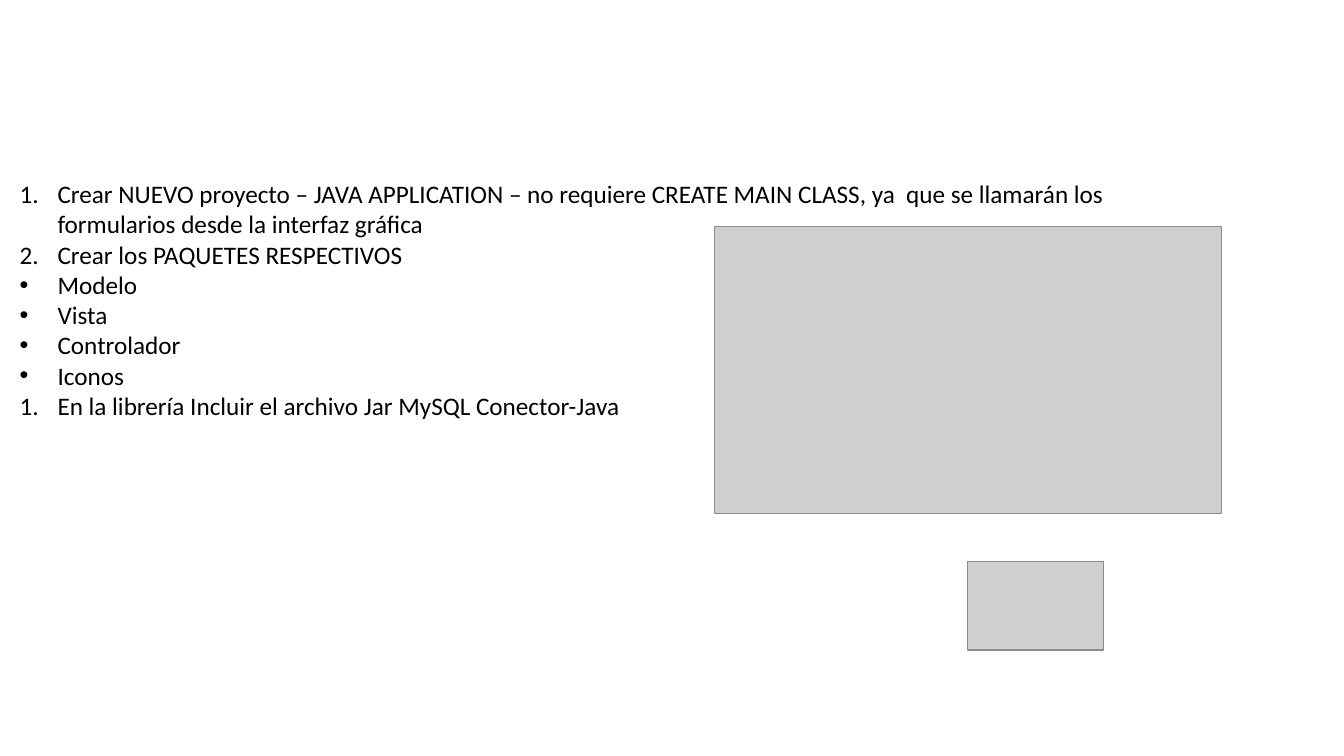
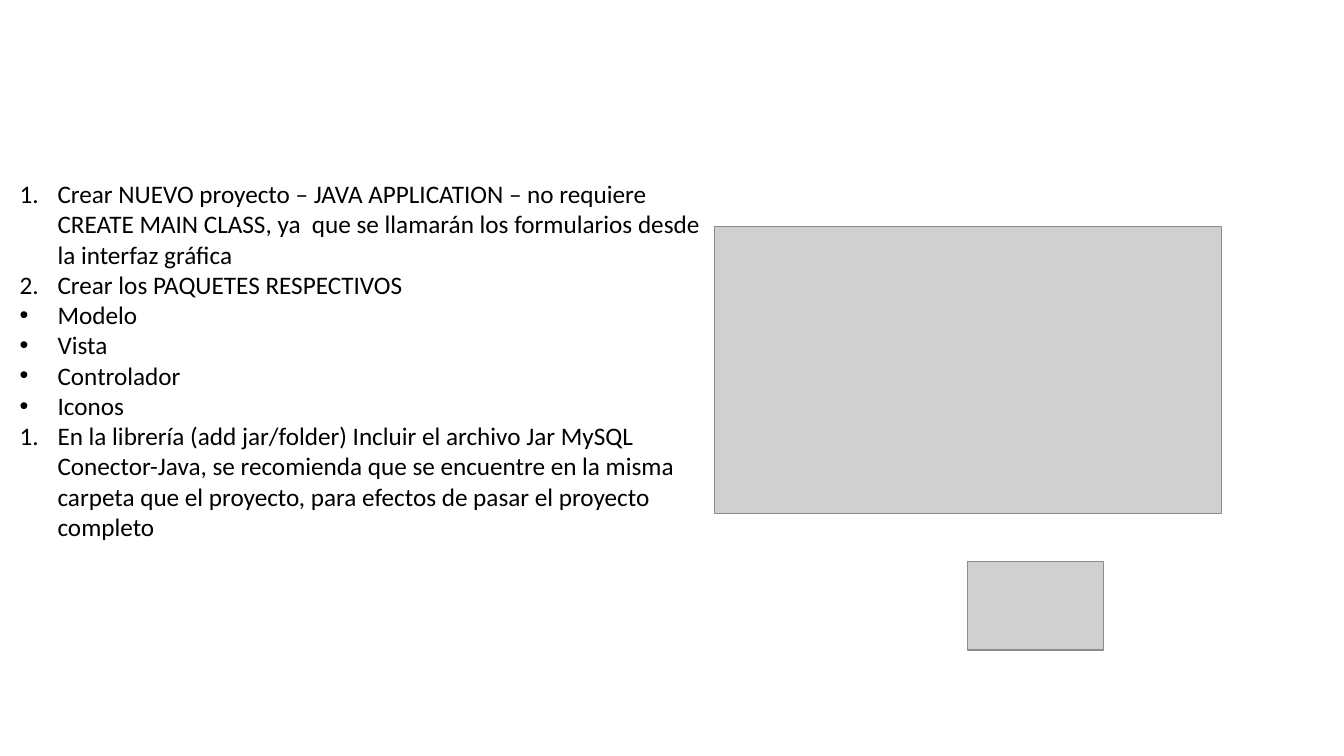
Before and after one commit to sisdesarrollo3/CICLOS-1-2-3, a slide deck: slide 7 of JAVA/SEMANA NRO. 7/01. IMPLEMENTACION MER - CODIGO JAVA.pptx. Drawn at 1344x756 pixels with LibreOffice and Linux fonts; fonts in the diff are those of the drawing; grey boxes stand for pictures; background and template pictures are left out. Boxes give left, top, right and bottom in pixels: in the first picture for what was removed or moved away, otherwise in the second. Text is boxed around its words. In the diff, an @@ line names an element or a change of style, - is before the commit and + after.

Commit message:
Proyectos-Celular-Figuras-crud

```diff
--- a/JAVA/SEMANA NRO. 7/01. IMPLEMENTACION MER - CODIGO JAVA.pptx
+++ b/JAVA/SEMANA NRO. 7/01. IMPLEMENTACION MER - CODIGO JAVA.pptx
@@ text at <box>58,426,674,540</box>: text changed @@
-1. En la librería Incluir el archivo Jar MySQL Conector-Java
+1. En la librería (add jar/folder) Incluir el archivo Jar MySQL Conector-Java, se recomienda que se encuentre en la misma carpeta que el proyecto, para efectos de pasar el proyecto completo
```
Also in this commit, not shown: 5 other files.
